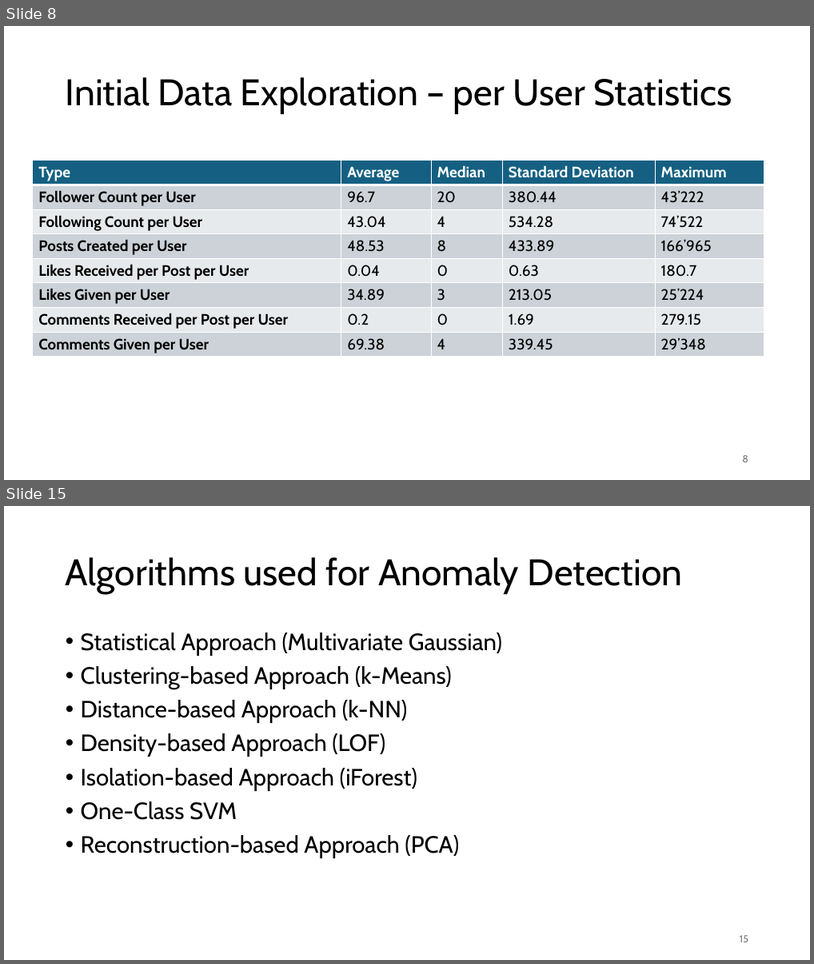
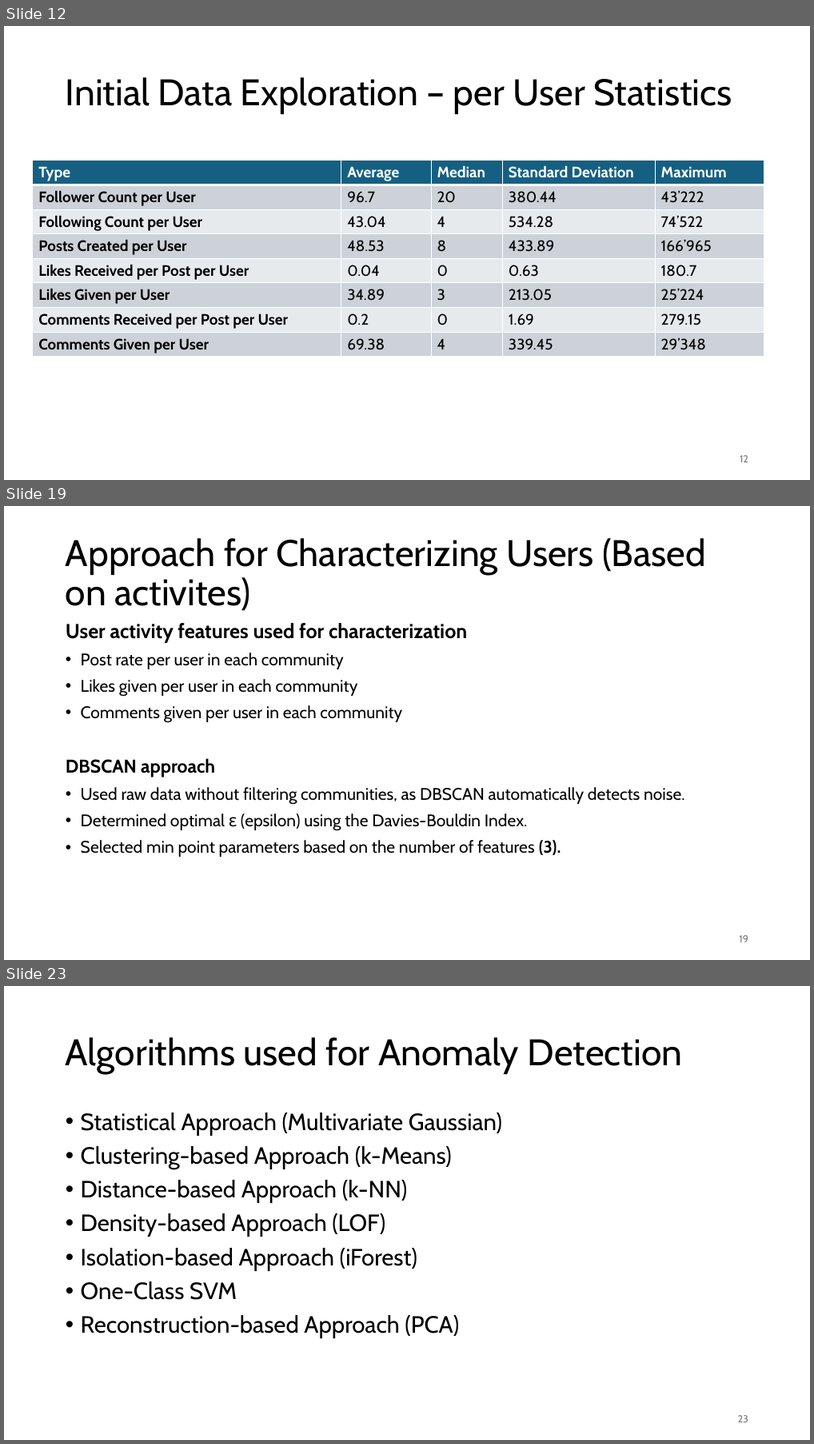
Before and after one commit to jonas-blum/data-mining-1, a slide deck: project/project-presentation-group51.pptx. Shown one above the other, each under a label of ours: slides 8 and 15 before the commit, slides 12, 19 and 23 after it; the slides between them are not shown. The pictures are 814x964 and 814x1444 pixels, drawn with LibreOffice and Linux fonts; fonts in the diff are those of the drawing. Boxes give left, top, right and bottom in pixels: in the first picture for what was removed or moved away, otherwise in the second. Text is boxed around its words. In the diff, an @@ line names an element or a change of style, - is before the commit and + after.

```diff
--- a/project/project-presentation-group51.pptx
+++ b/project/project-presentation-group51.pptx
@@ slide 19 added at box(4, 506, 810, 960), background #FFFFFF @@
@@ title added at box(66, 538, 706, 611), 44 pt, text #000000 @@
+Approach for Characterizing Users (Based on activites)
@@ text added at box(66, 623, 686, 856), 20 pt, text #000000 @@
+User activity features used for characterization
+• Post rate per user in each community
+• Likes given per user in each community
+• Comments given per user in each community
+DBSCAN approach
+• Used raw data without filtering communities, as DBSCAN automatically detects noise.
+• Determined optimal ε (epsilon) using the Davies-Bouldin Index.
+• Selected min point parameters based on the number of features (3).
@@ page number added at box(739, 935, 749, 942), 12 pt, text #797979 @@
+19
@@ what was slide 8 is now slide 12 @@
@@ page number at box(740, 455, 749, 462): text changed @@
-8
+12
@@ what was slide 15 is now slide 23 @@
@@ page number at box(738, 1415, 749, 1422): text changed @@
-15
+23
```
Also in this commit, not shown: 3 slides changed, 14 other slides added, 7 slides removed.
